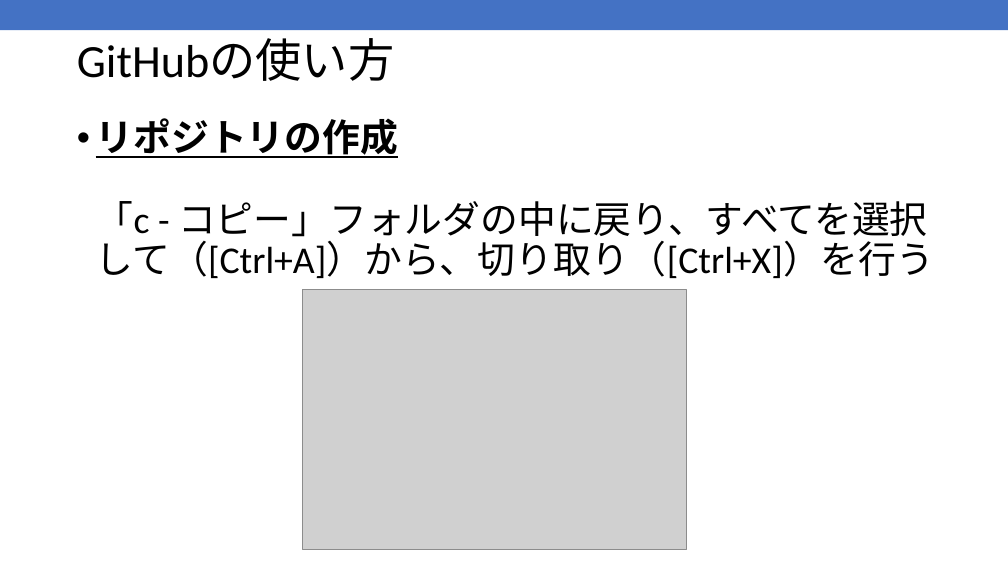
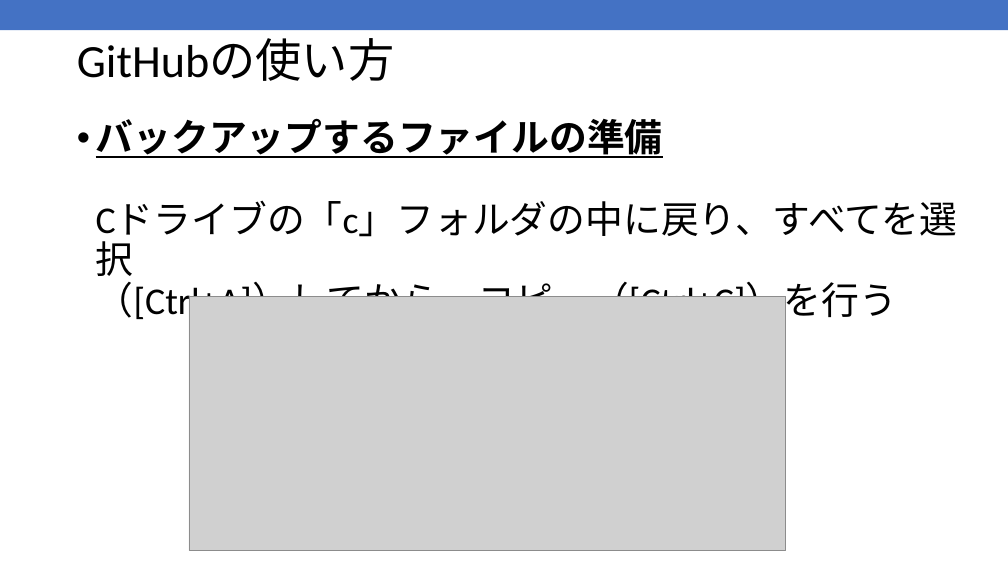
Before and after one commit to kic-murata/cpp2025, a slide deck: slide 47 of 授業資料/GitHub登録方法.pptx (slide 45 before the commit). Drawn at 1008x567 pixels with LibreOffice and Linux fonts; fonts in the diff are those of the drawing; grey boxes stand for pictures. Boxes give left, top, right and bottom in pixels: in the first picture for what was removed or moved away, otherwise in the second. Text is boxed around its words. In the diff, an @@ line names an element or a change of style, - is before the commit and + after.

```diff
--- a/授業資料/GitHub登録方法.pptx
+++ b/授業資料/GitHub登録方法.pptx
@@ text at [96,118,957,325]: text changed @@
-• リポジトリの作成
-  「c - コピー」フォルダの中に戻り、すべてを選択して（[Ctrl+A]）から、切り取り（[Ctrl+X]）を行う
+• バックアップするファイルの準備
+  Cドライブの「c」フォルダの中に戻り、すべてを選択
+  （[Ctrl+A]）してから、コピー（[Ctrl+C]）を行う
@@ picture: place and size @@
-picture at [302,290,687,549]
+picture at [189,296,786,551]
```
Also in this commit, not shown: 24 other slides changed.
